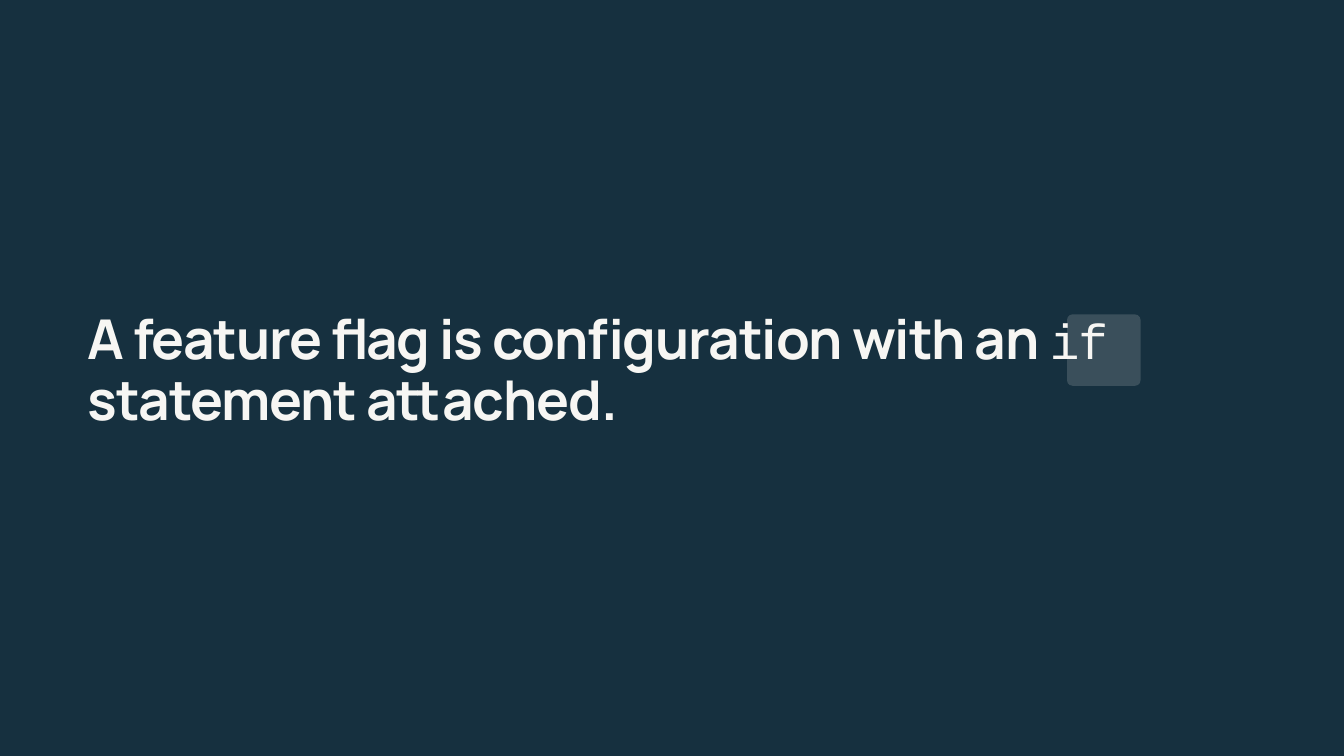
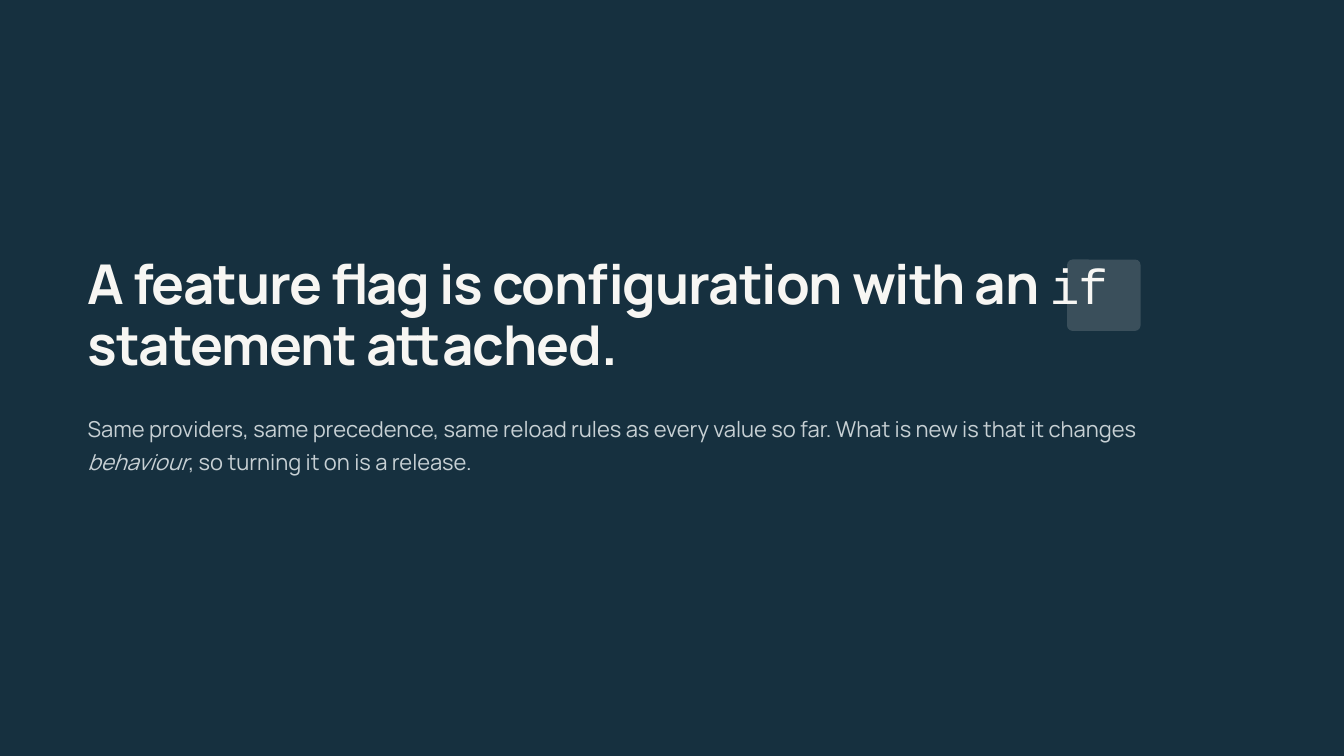
Before and after one commit to 1kevgriff/modern-dotnet-configuration, a slide deck: slide 45 of slides/modern-dotnet-configuration.pptx (slide 47 before the commit). Drawn at 1344x756 pixels with LibreOffice and Linux fonts; fonts in the diff are those of the drawing. Boxes give left, top, right and bottom in pixels: in the first picture for what was removed or moved away, otherwise in the second. Text is boxed around its words. In the diff, an @@ line names an element or a change of style, - is before the commit and + after.

```diff
--- a/slides/modern-dotnet-configuration.pptx
+++ b/slides/modern-dotnet-configuration.pptx
@@ text "A feature flag is configuration ...": place and size @@
-text "A feature flag is configuration ..." at [88, 318, 1108, 421]
+text "A feature flag is configuration ..." at [88, 263, 1108, 366]
@@ rounded rectangle: place and size @@
-rounded rectangle at [1068, 315, 1141, 386]
+rounded rectangle at [1068, 259, 1141, 330]
@@ text added at [88, 421, 1137, 476], 12 pt, text #C7D0D4 @@
+Same providers, same precedence, same reload rules as every value so far. What is new is that it changes behaviour, so turning it on is a release.
```
Also in this commit, not shown: 10 other slides changed, 3 slides added, 7 slides removed, 3 other files.
